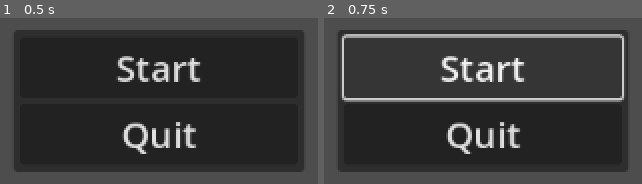
Above: before the commit, frames 1-2 (left to right).
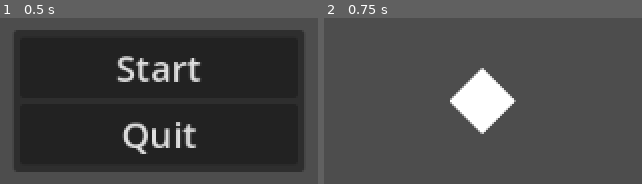
Above: after the commit, the same moments.

Repository: Hokome/GMTK-2024
Game: Godot game, scene res://ui/main_menu.tscn
Same seed, same stepped clock (60 frames per second), same inputs: the game is played once before the commit and once after it.
Inputs:
- Up to frame 1 (0.5 s): no input
- Up to frame 2 (0.75 s): click "Start" at 0.5 s

Frame 1 is identical in both runs. In frame 2, 49% of the frame differs, in the area x 4-96%, y 7-93%.

Commit message:
Entity and player controller

Diff:
--- a/project.godot
+++ b/project.godot
@@ -15,6 +15,10 @@
 config/features=PackedStringArray("4.3", "Forward Plus")
 config/icon="res://icon.svg"
 
+[autoload]
+
+game="*res://scripts/game.gd"
+
 [dotnet]
 
 project/assembly_name="GMTK-2024"
@@ -22,3 +26,26 @@
 [editor]
 
 naming/node_name_casing=2
+
+[input]
+
+move_left={
+"deadzone": 0.5,
+"events": [Object(InputEventKey,"resource_local_to_scene":false,"resource_name":"","device":-1,"window_id":0,"alt_pressed":false,"shift_pressed":false,"ctrl_pressed":false,"meta_pressed":false,"pressed":false,"keycode":0,"physical_keycode":65,"key_label":0,"unicode":113,"location":0,"echo":false,"script":null)
+]
+}
+move_right={
+"deadzone": 0.5,
+"events": [Object(InputEventKey,"resource_local_to_scene":false,"resource_name":"","device":-1,"window_id":0,"alt_pressed":false,"shift_pressed":false,"ctrl_pressed":false,"meta_pressed":false,"pressed":false,"keycode":0,"physical_keycode":68,"key_label":0,"unicode":100,"location":0,"echo":false,"script":null)
+]
+}
+move_up={
+"deadzone": 0.5,
+"events": [Object(InputEventKey,"resource_local_to_scene":false,"resource_name":"","device":-1,"window_id":0,"alt_pressed":false,"shift_pressed":false,"ctrl_pressed":false,"meta_pressed":false,"pressed":false,"keycode":0,"physical_keycode":87,"key_label":0,"unicode":122,"location":0,"echo":false,"script":null)
+]
+}
+move_down={
+"deadzone": 0.5,
+"events": [Object(InputEventKey,"resource_local_to_scene":false,"resource_name":"","device":-1,"window_id":0,"alt_pressed":false,"shift_pressed":false,"ctrl_pressed":false,"meta_pressed":false,"pressed":false,"keycode":0,"physical_keycode":83,"key_label":0,"unicode":115,"location":0,"echo":false,"script":null)
+]
+}
--- /dev/null
+++ b/scenes/player.tscn
@@ -0,0 +1,23 @@
+[gd_scene load_steps=4 format=3 uid="uid://dx7ofru6ad8pa"]
+
+[ext_resource type="Script" path="res://scripts/entity.gd" id="1_1qu3r"]
+[ext_resource type="Script" path="res://scripts/player_controller.gd" id="2_67k4m"]
+
+[sub_resource type="CircleShape2D" id="CircleShape2D_chqqo"]
+radius = 24.0
+
+[node name="player" type="CharacterBody2D"]
+motion_mode = 1
+script = ExtResource("1_1qu3r")
+base_speed = 100.0
+
+[node name="player_controller" type="Node" parent="."]
+script = ExtResource("2_67k4m")
+
+[node name="placeholder" type="Polygon2D" parent="."]
+polygon = PackedVector2Array(0, -24, 24, 0, 0, 24, -24, 0)
+
+[node name="collider" type="CollisionShape2D" parent="."]
+shape = SubResource("CircleShape2D_chqqo")
+
+[node name="camera_2d" type="Camera2D" parent="."]
--- /dev/null
+++ b/scripts/entity.gd
@@ -0,0 +1,9 @@
+extends CharacterBody2D
+class_name Entity
+
+@export var base_speed: float
+var movement_direction: Vector2
+
+func _physics_process(_delta: float) -> void:
+	velocity = movement_direction * base_speed
+	move_and_slide()
--- /dev/null
+++ b/scripts/game.gd
@@ -0,0 +1,12 @@
+extends Node
+class_name Game
+
+var player: Entity
+
+func start():
+	spawn_player()
+
+func spawn_player():
+	var player_scene := preload("res://scenes/player.tscn")
+	player = player_scene.instantiate()
+	add_child(player)
--- /dev/null
+++ b/scripts/player_controller.gd
@@ -0,0 +1,9 @@
+extends Node
+class_name PlayerController
+
+@onready var entity: Entity = get_parent()
+
+func _physics_process(_delta: float) -> void:
+	var input_direction := Vector2(Input.get_axis("move_left", "move_right"), Input.get_axis("move_up", "move_down"))
+	if input_direction.length_squared() > 0.1:
+		entity.movement_direction = input_direction
--- a/ui/main_menu.gd
+++ b/ui/main_menu.gd
@@ -2,7 +2,8 @@
 class_name MainMenu
 
 func _on_start_pressed() -> void:
-	pass
+	game.start()
+	visible = false
 
 func _on_quit_pressed() -> void:
 	get_tree().quit()
